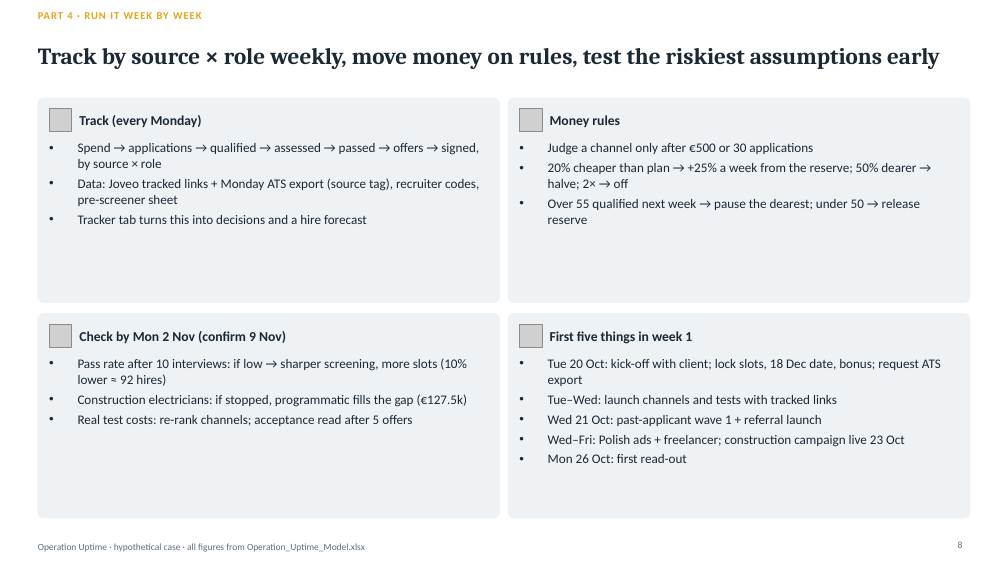
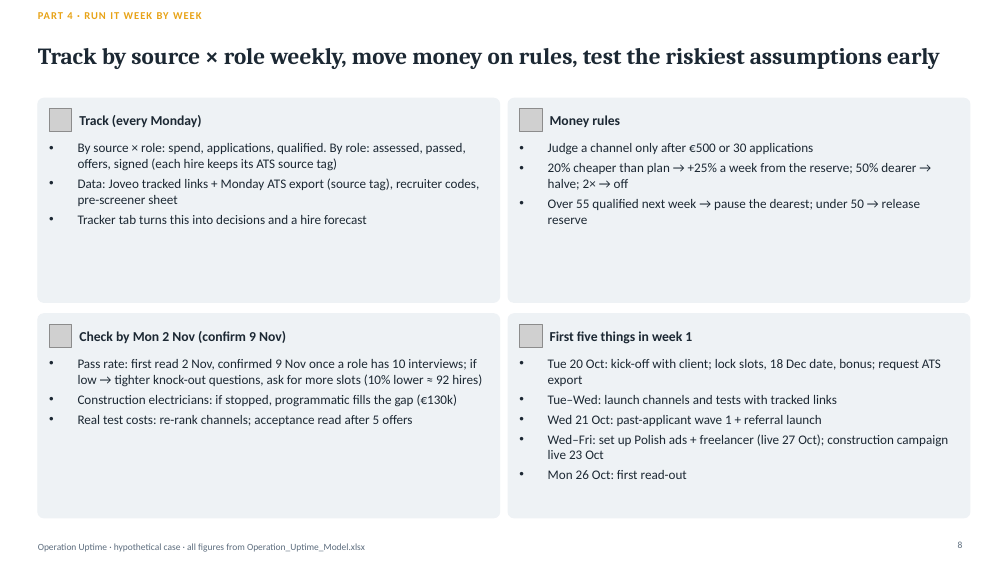
Before and after one commit to Anurag160596/haystack, a slide deck: slide 8 of operation_uptime/Operation_Uptime_Deck.pptx. Drawn at 1008x567 pixels with LibreOffice and Linux fonts; fonts in the diff are those of the drawing; grey boxes stand for pictures. Boxes give left, top, right and bottom in pixels: in the first picture for what was removed or moved away, otherwise in the second. Text is boxed around its words. In the diff, an @@ line names an element or a change of style, - is before the commit and + after.

```diff
--- a/operation_uptime/Operation_Uptime_Deck.pptx
+++ b/operation_uptime/Operation_Uptime_Deck.pptx
@@ text at (78, 143, 466, 171): text changed @@
-• Spend → applications → qualified → assessed → passed → offers → signed, by source × role
+• By source × role: spend, applications, qualified. By role: assessed, passed, offers, signed (each hire keeps its ATS source tag)
@@ text at (78, 359, 482, 407): text changed @@
-• Pass rate after 10 interviews: if low → sharper screening, more slots (10% lower ≈ 92 hires)
-• Construction electricians: if stopped, programmatic fills the gap (€127.5k)
+• Pass rate: first read 2 Nov, confirmed 9 Nov once a role has 10 interviews; if low → tighter knock-out questions, ask for more slots (10% lower ≈ 92 hires)
+• Construction electricians: if stopped, programmatic fills the gap (€130k)
@@ text at (548, 434, 948, 459): text changed @@
-• Wed–Fri: Polish ads + freelancer; construction campaign live 23 Oct
+• Wed–Fri: set up Polish ads + freelancer (live 27 Oct); construction campaign live 23 Oct
```
Also in this commit, not shown: 7 other slides changed, 6 other files.
